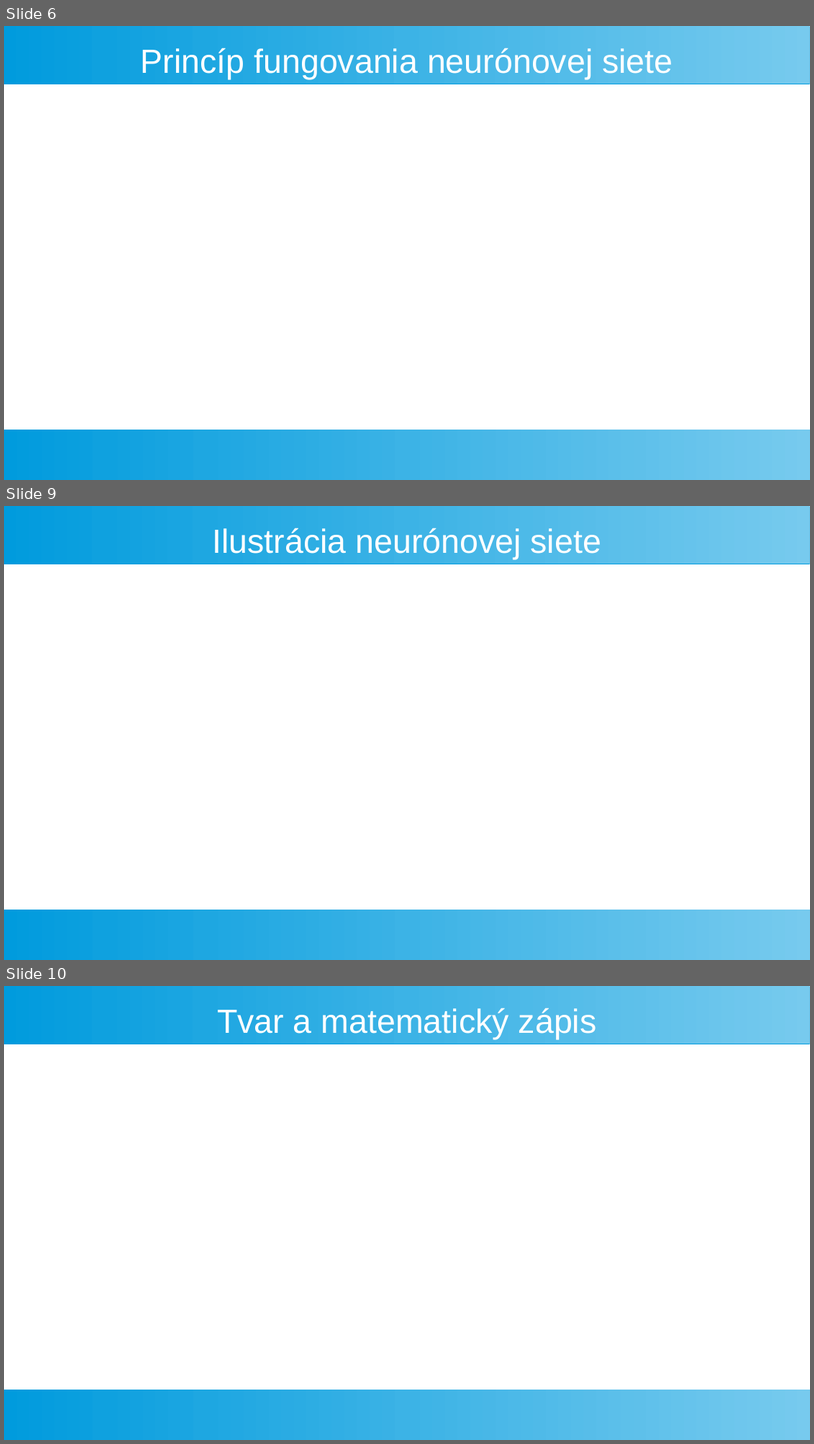
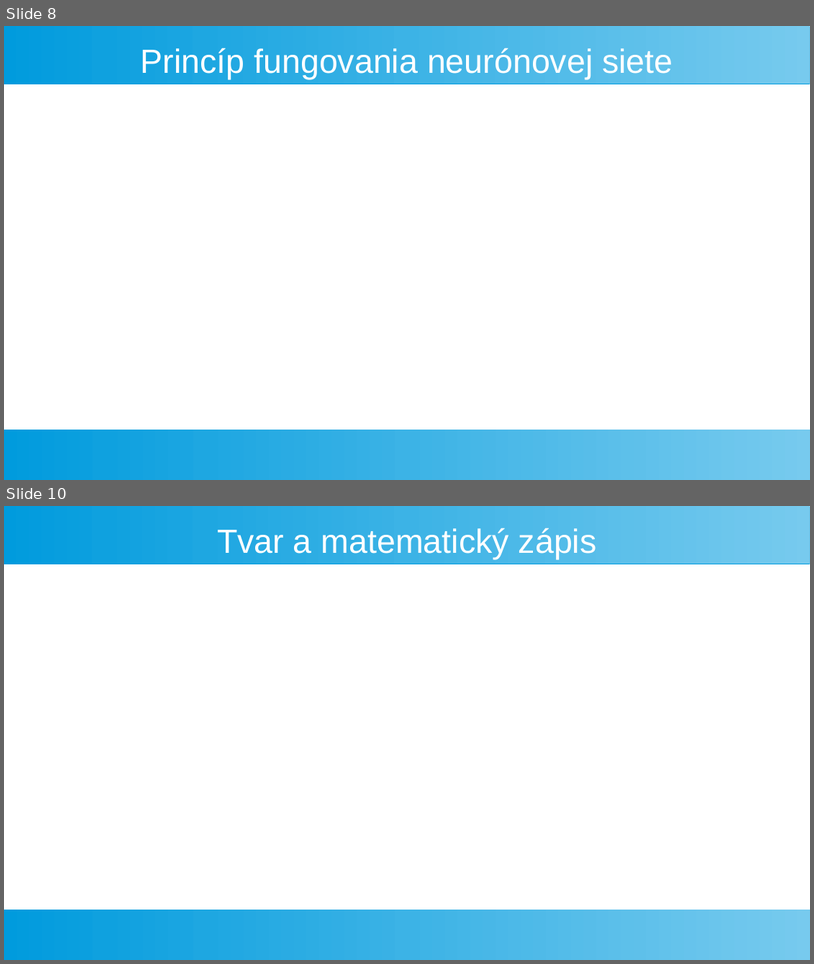
Before and after one commit to georgeob/Vlcak_NS2021, a slide deck: Prezentacia_NS.odp. Shown one above the other, each under a label of ours: slides 6, 9 and 10 before the commit, slides 8 and 10 after it; the slides between them are not shown. The pictures are 814x1444 and 814x964 pixels, drawn with LibreOffice and Linux fonts; fonts in the diff are those of the drawing. Boxes give left, top, right and bottom in pixels: in the first picture for what was removed or moved away, otherwise in the second. Text is boxed around its words. In the diff, an @@ line names an element or a change of style, - is before the commit and + after.

Commit message:
Doplnenie do prezentácie vizualizacie siete, zdôvodnenie použitia počtu neurónov v skrytých vrstvách.

```diff
--- a/Prezentacia_NS.odp
+++ b/Prezentacia_NS.odp
@@ slide 9 removed at (x1=4, y1=506, x2=810, y2=960), background #FFFFFF; not listed: 2 template elements that a slide beside it also shows @@
@@ title removed at (x1=212, y1=528, x2=602, y2=559) @@
-Ilustrácia neurónovej siete
@@ what was slide 6 is now slide 8 @@
```
Also in this commit, not shown: 2 slides changed, 3 slides added, 2 other slides removed.
